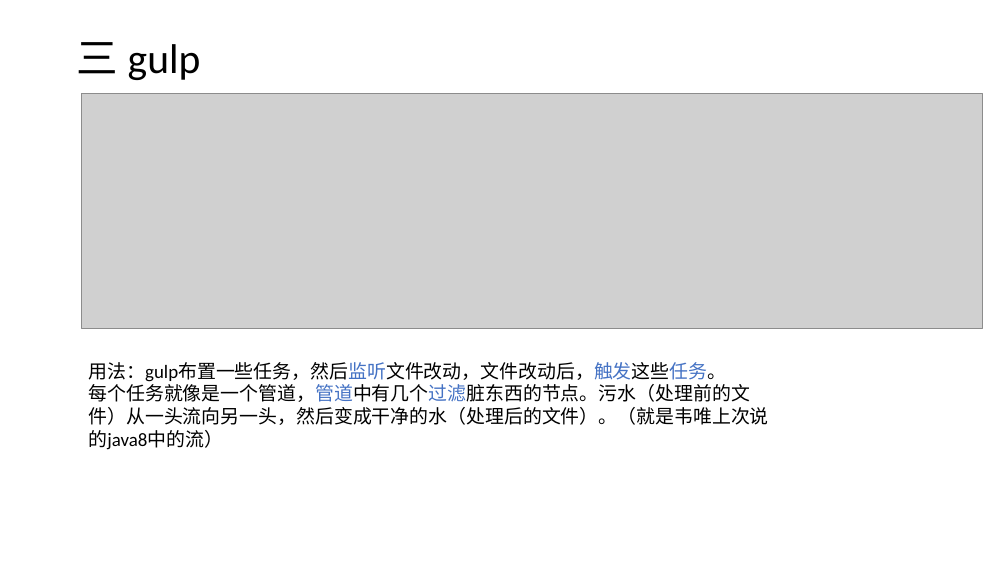
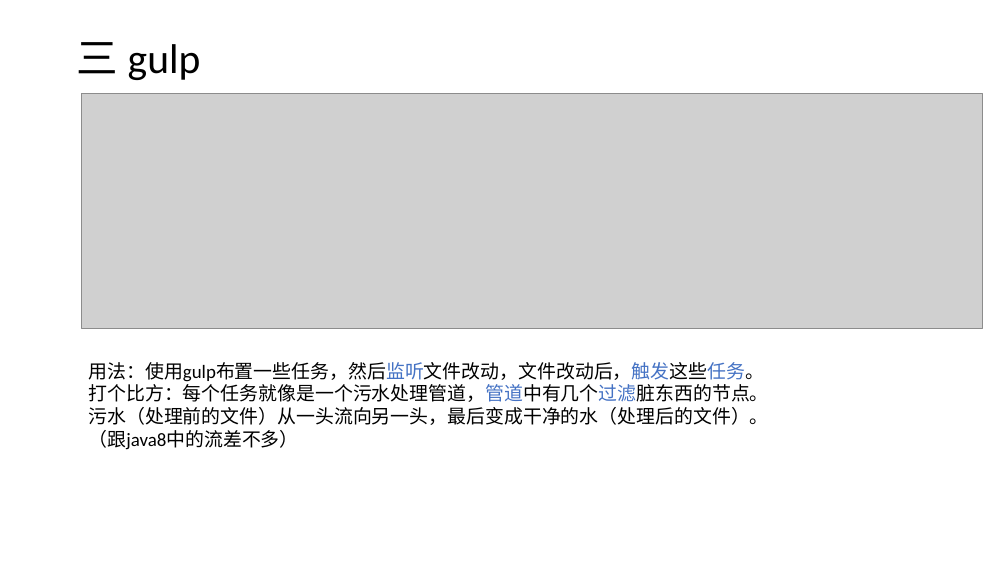
Before and after one commit to zhanggoodzhi/gulp_teach, a slide deck: slide 4 of 演示/前端自动化.pptx. Drawn at 1008x567 pixels with LibreOffice and Linux fonts; fonts in the diff are those of the drawing; grey boxes stand for pictures; background and template pictures are left out. Boxes give left, top, right and bottom in pixels: in the first picture for what was removed or moved away, otherwise in the second. Text is boxed around its words. In the diff, an @@ line names an element or a change of style, - is before the commit and + after.

```diff
--- a/演示/前端自动化.pptx
+++ b/演示/前端自动化.pptx
@@ text at (88, 362, 768, 450): text changed @@
-用法：gulp布置一些任务，然后监听文件改动，文件改动后，触发这些任务。
-每个任务就像是一个管道，管道中有几个过滤脏东西的节点。污水（处理前的文件）从一头流向另一头，然后变成干净的水（处理后的文件）。（就是韦唯上次说的java8中的流）
+用法：使用gulp布置一些任务，然后监听文件改动，文件改动后，触发这些任务。
+打个比方：每个任务就像是一个污水处理管道，管道中有几个过滤脏东西的节点。污水（处理前的文件）从一头流向另一头，最后变成干净的水（处理后的文件）。（跟java8中的流差不多）
```
Also in this commit, not shown: 2 other slides changed, 2 other files.
